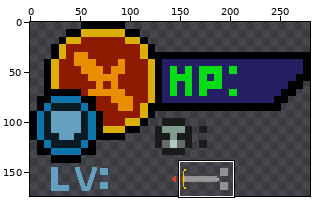
One commit to this sprite sheet: projeto/assets/hud_com_espada.png. The first picture is a wide view before the edit; the outline marks the close-up.
Close-up. Before:
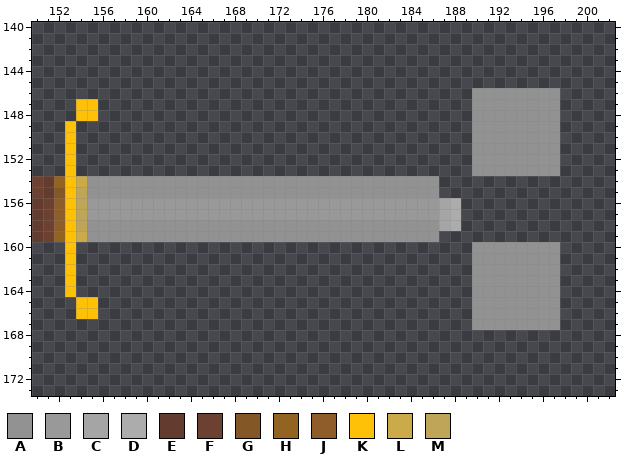
The file is 280x200 pixels. Colours within 5 levels of each other are drawn and written as one. Shown: x 150..202, y 140..173. The wide view leaves out empty margins. The commit also changed other parts of the picture, which this record leaves out.
Palette (. is transparent): A #929292  B #999999  C #a5a5a5  D #acacac  E #633c2f  F #6c4131  G #835726  H #936322  J #8e5d29  K #ffc107  L #caaa49  M #bfa557
And afterwards:
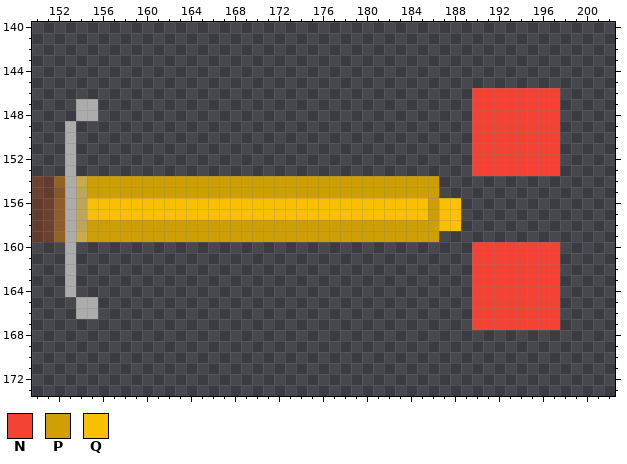
Colours new in this view: N #f44335  P #cd9f02  Q #f8c000
From old to new:
colour D: #acacac -> #ffc107
colour K: #ffc107 -> #acacac
Changed rows in their new state; - is a pixel that keeps its letter.
first column x 155:
146 -----------------------------------NNNNNNNN
147 -----------------------------------NNNNNNNN
148 -----------------------------------NNNNNNNN
149 -----------------------------------NNNNNNNN
150 -----------------------------------NNNNNNNN
151 -----------------------------------NNNNNNNN
152 -----------------------------------NNNNNNNN
153 -----------------------------------NNNNNNNN
154 PPPPPPPPPPPPPPPPPPPPPPPPPPPPPPPP-----------
155 PPPPPPPPPPPPPPPPPPPPPPPPPPPPPPPP-----------
156 QQQQQQQQQQQQQQQQQQQQQQQQQQQQQQQPQ----------
157 QQQQQQQQQQQQQQQQQQQQQQQQQQQQQQQPQ----------
158 PPPPPPPPPPPPPPPPPPPPPPPPPPPPPPPPQ----------
159 PPPPPPPPPPPPPPPPPPPPPPPPPPPPPPPP-----------
160 -----------------------------------NNNNNNNN
161 -----------------------------------NNNNNNNN
162 -----------------------------------NNNNNNNN
163 -----------------------------------NNNNNNNN
164 -----------------------------------NNNNNNNN
165 -----------------------------------NNNNNNNN
166 -----------------------------------NNNNNNNN
167 -----------------------------------NNNNNNNN
